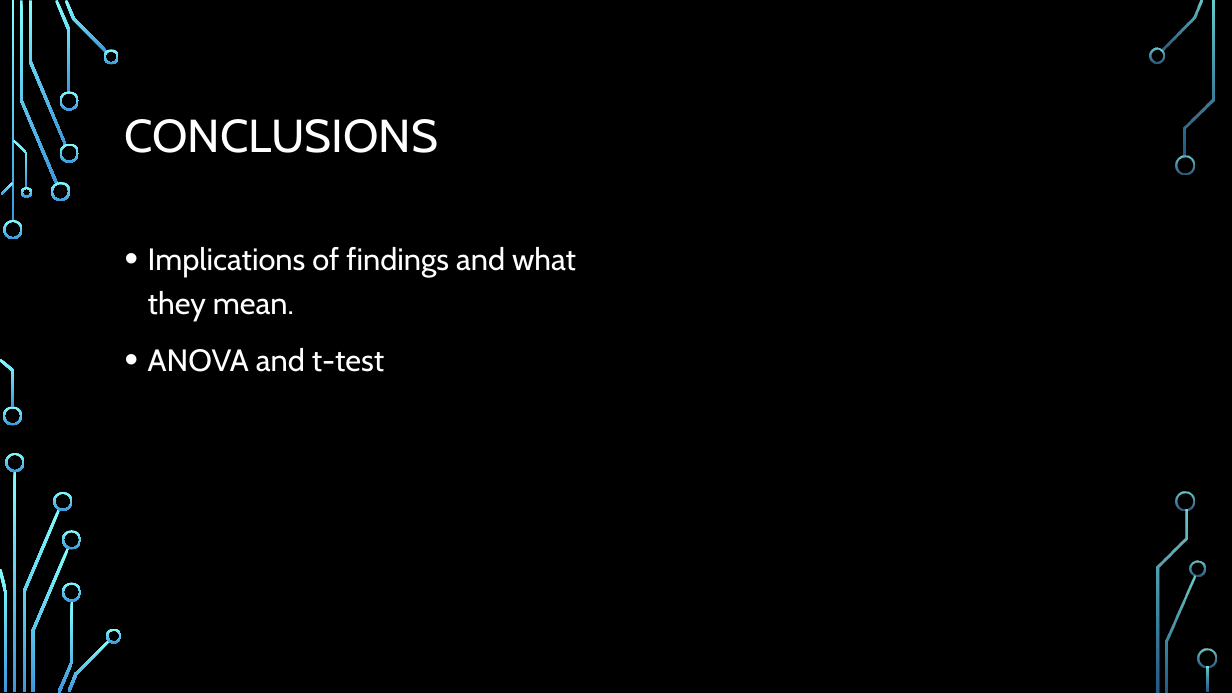
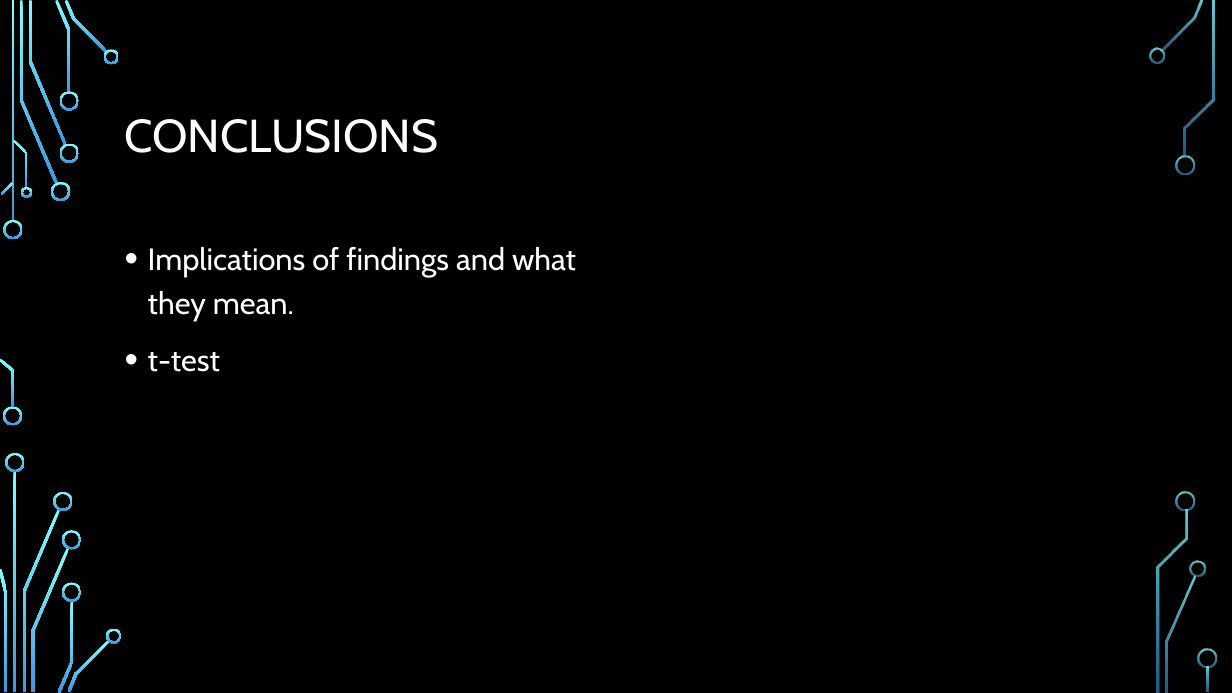
Before and after one commit to kennknisley/project-one-back, a slide deck: slide 16 of Iceland_presentation.pptx (slide 11 before the commit). Drawn at 1232x693 pixels with LibreOffice and Linux fonts; fonts in the diff are those of the drawing; background and template pictures are left out. Boxes give left, top, right and bottom in pixels: in the first picture for what was removed or moved away, otherwise in the second. Text is boxed around its words. In the diff, an @@ line names an element or a change of style, - is before the commit and + after.

```diff
--- a/Iceland_presentation.pptx
+++ b/Iceland_presentation.pptx
@@ text at box(148, 352, 220, 372): text changed @@
-• ANOVA and t-test
+• t-test
```
Also in this commit, not shown: 8 slides added, 3 slides removed, 3 other files.
